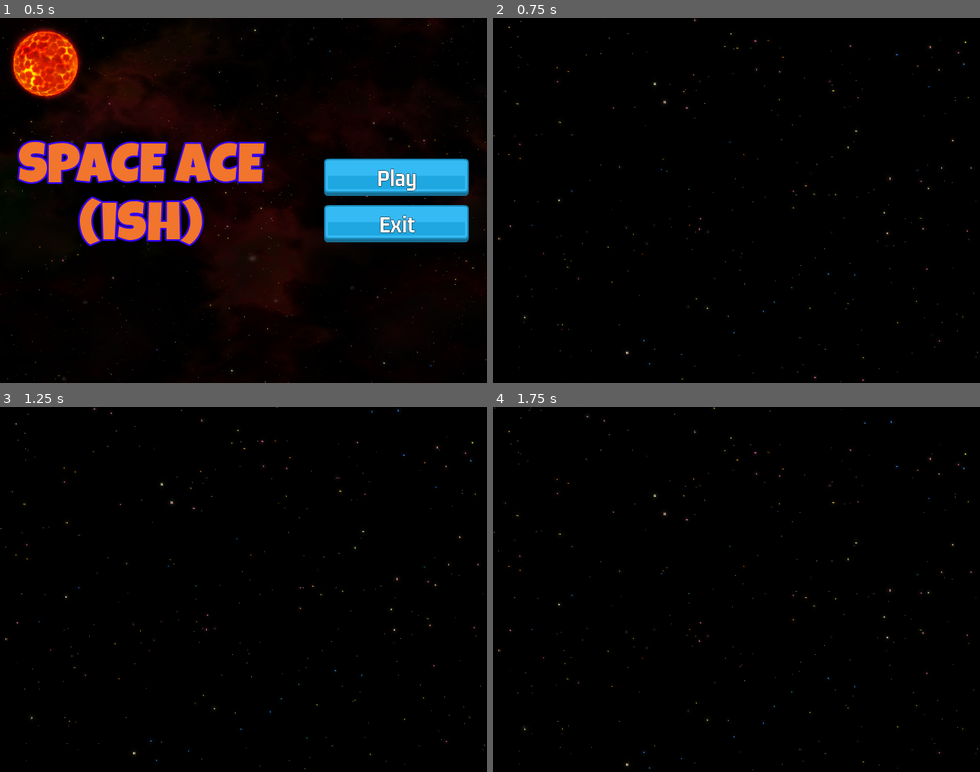
Above: before the commit, frames 1-4 (two rows, left to right).
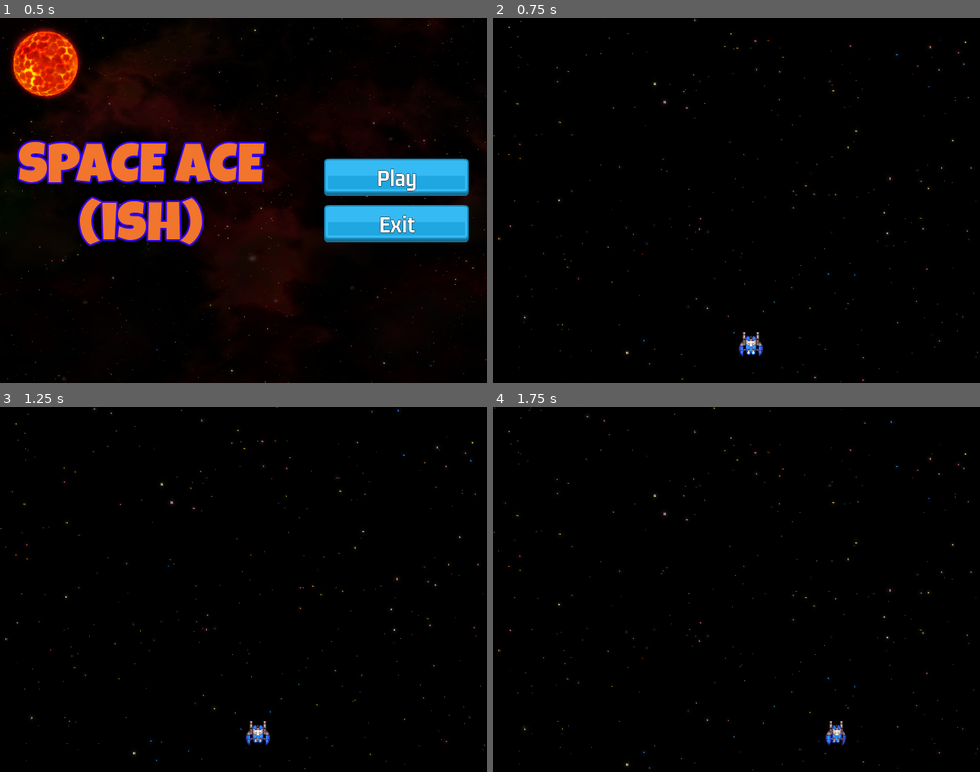
Above: after the commit, the same moments.

Repository: jaerrib/learning-godot
Game: Godot game, scene res://scenes/main/main.tscn
The game is run twice, just before and just after one commit, with the same random seed, the same clock (stepped at 60 frames per second) and the same inputs.
Inputs:
- Up to frame 1 (0.5 s): no input
- Up to frame 2 (0.75 s): click "Play" at 0.5 s
- Up to frame 3 (1.25 s): no input
- Up to frame 4 (1.75 s): hold D (right, bound only after the commit) from 1.28 s (still down)

Frame 1 is identical in both runs. In frame 2, 0.2% of the frame differs, in the area x 50-56%, y 86-93%; in frame 3, 0.2%; in frame 4, 0.2%.

Commit message:
Add player scene with basic movement

Diff:
--- a/space-ace/project.godot
+++ b/space-ace/project.godot
@@ -25,6 +25,34 @@
 window/size/viewport_height=480
 window/stretch/mode="canvas_items"
 
+[input]
+
+up={
+"deadzone": 0.5,
+"events": [Object(InputEventKey,"resource_local_to_scene":false,"resource_name":"","device":-1,"window_id":0,"alt_pressed":false,"shift_pressed":false,"ctrl_pressed":false,"meta_pressed":false,"pressed":false,"keycode":0,"physical_keycode":87,"key_label":0,"unicode":119,"location":0,"echo":false,"script":null)
+]
+}
+down={
+"deadzone": 0.5,
+"events": [Object(InputEventKey,"resource_local_to_scene":false,"resource_name":"","device":-1,"window_id":0,"alt_pressed":false,"shift_pressed":false,"ctrl_pressed":false,"meta_pressed":false,"pressed":false,"keycode":0,"physical_keycode":83,"key_label":0,"unicode":115,"location":0,"echo":false,"script":null)
+]
+}
+left={
+"deadzone": 0.5,
+"events": [Object(InputEventKey,"resource_local_to_scene":false,"resource_name":"","device":-1,"window_id":0,"alt_pressed":false,"shift_pressed":false,"ctrl_pressed":false,"meta_pressed":false,"pressed":false,"keycode":0,"physical_keycode":65,"key_label":0,"unicode":97,"location":0,"echo":false,"script":null)
+]
+}
+right={
+"deadzone": 0.5,
+"events": [Object(InputEventKey,"resource_local_to_scene":false,"resource_name":"","device":-1,"window_id":0,"alt_pressed":false,"shift_pressed":false,"ctrl_pressed":false,"meta_pressed":false,"pressed":false,"keycode":0,"physical_keycode":68,"key_label":0,"unicode":100,"location":0,"echo":false,"script":null)
+]
+}
+shoot={
+"deadzone": 0.5,
+"events": [Object(InputEventKey,"resource_local_to_scene":false,"resource_name":"","device":-1,"window_id":0,"alt_pressed":false,"shift_pressed":false,"ctrl_pressed":false,"meta_pressed":false,"pressed":false,"keycode":0,"physical_keycode":32,"key_label":0,"unicode":32,"location":0,"echo":false,"script":null)
+]
+}
+
 [layer_names]
 
 2d_physics/layer_1="player"
--- a/space-ace/scenes/level/level.tscn
+++ b/space-ace/scenes/level/level.tscn
@@ -1,9 +1,13 @@
-[gd_scene load_steps=3 format=3 uid="uid://bp6nn3hnriyc"]
+[gd_scene load_steps=4 format=3 uid="uid://bp6nn3hnriyc"]
 
 [ext_resource type="Script" path="res://scenes/level/level.gd" id="1_164x3"]
 [ext_resource type="PackedScene" uid="uid://r80joblmpqcy" path="res://scenes/level_bg/level_bg.tscn" id="2_fo3km"]
+[ext_resource type="PackedScene" uid="uid://cj44yxcjeprnn" path="res://scenes/player/player.tscn" id="3_c43au"]
 
 [node name="Level" type="Node2D"]
 script = ExtResource("1_164x3")
 
 [node name="LevelBG" parent="." instance=ExtResource("2_fo3km")]
+
+[node name="Player" parent="." instance=ExtResource("3_c43au")]
+position = Vector2(339, 429)
--- /dev/null
+++ b/space-ace/scenes/player/player.gd
@@ -0,0 +1,35 @@
+extends Area2D
+
+
+class_name Player
+
+
+@export var speed: float = 250.0
+
+
+@onready var sprite_2d: Sprite2D = $Sprite2D
+@onready var animation_player: AnimationPlayer = $AnimationPlayer
+
+
+# Called when the node enters the scene tree for the first time.
+func _ready() -> void:
+	pass # Replace with function body.
+
+
+# Called every frame. 'delta' is the elapsed time since the previous frame.
+func _process(delta: float) -> void:
+	var input = get_input()
+	global_position += input * delta * speed
+
+
+func get_input() -> Vector2:
+	var v = Vector2(
+		Input.get_axis("left", "right"),
+		Input.get_axis("up", "down")
+	)
+	if v.x != 0:
+		animation_player.play("turn")
+		sprite_2d.flip_h = true if v.x > 0 else false
+	else:
+		animation_player.play("fly")
+	return v.normalized()
--- /dev/null
+++ b/space-ace/scenes/player/player.tscn
@@ -0,0 +1,83 @@
+[gd_scene load_steps=8 format=3 uid="uid://cj44yxcjeprnn"]
+
+[ext_resource type="Script" path="res://scenes/player/player.gd" id="1_r4sqo"]
+[ext_resource type="Texture2D" uid="uid://ciq5rvqtwoutv" path="res://assets/ships/ships_human_1.png" id="1_ubs0j"]
+
+[sub_resource type="CircleShape2D" id="CircleShape2D_njcbk"]
+radius = 14.0
+
+[sub_resource type="Animation" id="Animation_1fq77"]
+resource_name = "fly"
+length = 0.2
+loop_mode = 1
+step = 0.1
+tracks/0/type = "value"
+tracks/0/imported = false
+tracks/0/enabled = true
+tracks/0/path = NodePath("Sprite2D:frame")
+tracks/0/interp = 1
+tracks/0/loop_wrap = true
+tracks/0/keys = {
+"times": PackedFloat32Array(0, 0.1),
+"transitions": PackedFloat32Array(1, 1),
+"update": 1,
+"values": [0, 1]
+}
+
+[sub_resource type="Animation" id="Animation_3cvbj"]
+length = 0.001
+tracks/0/type = "value"
+tracks/0/imported = false
+tracks/0/enabled = true
+tracks/0/path = NodePath("Sprite2D:frame")
+tracks/0/interp = 1
+tracks/0/loop_wrap = true
+tracks/0/keys = {
+"times": PackedFloat32Array(0),
+"transitions": PackedFloat32Array(1),
+"update": 1,
+"values": [1]
+}
+
+[sub_resource type="Animation" id="Animation_8nf5b"]
+resource_name = "turn"
+length = 0.2
+loop_mode = 1
+step = 0.1
+tracks/0/type = "value"
+tracks/0/imported = false
+tracks/0/enabled = true
+tracks/0/path = NodePath("Sprite2D:frame")
+tracks/0/interp = 1
+tracks/0/loop_wrap = true
+tracks/0/keys = {
+"times": PackedFloat32Array(0, 0.1),
+"transitions": PackedFloat32Array(1, 1),
+"update": 1,
+"values": [2, 3]
+}
+
+[sub_resource type="AnimationLibrary" id="AnimationLibrary_mp6xv"]
+_data = {
+"RESET": SubResource("Animation_3cvbj"),
+"fly": SubResource("Animation_1fq77"),
+"turn": SubResource("Animation_8nf5b")
+}
+
+[node name="Player" type="Area2D"]
+collision_mask = 90
+script = ExtResource("1_r4sqo")
+
+[node name="Sprite2D" type="Sprite2D" parent="."]
+texture = ExtResource("1_ubs0j")
+hframes = 4
+frame = 1
+
+[node name="CollisionShape2D" type="CollisionShape2D" parent="."]
+shape = SubResource("CircleShape2D_njcbk")
+
+[node name="AnimationPlayer" type="AnimationPlayer" parent="."]
+libraries = {
+"": SubResource("AnimationLibrary_mp6xv")
+}
+autoplay = "fly"
